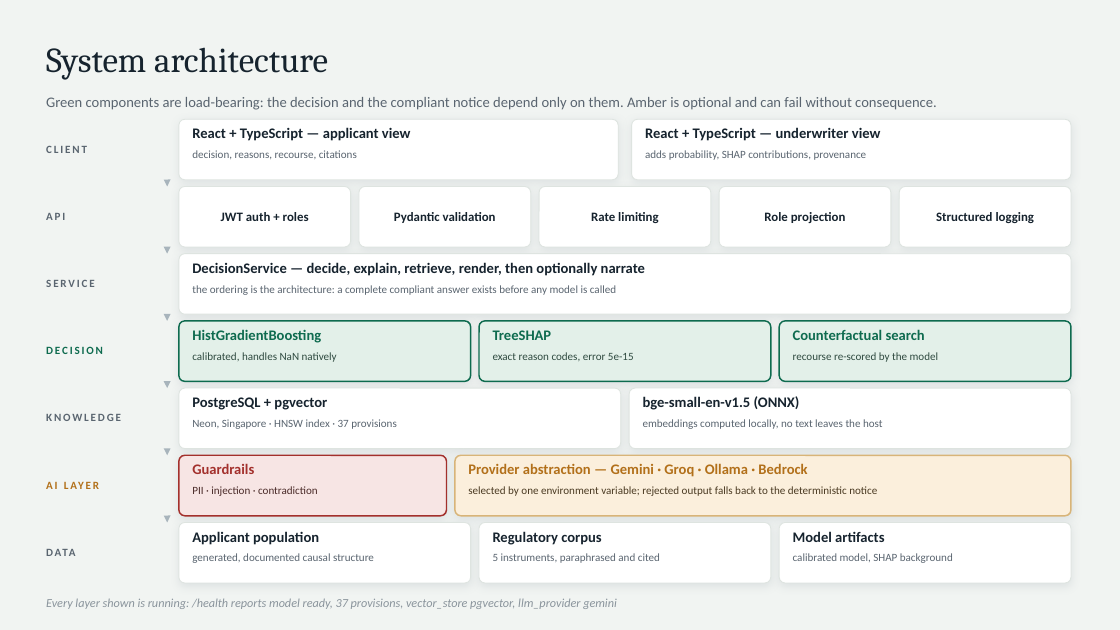
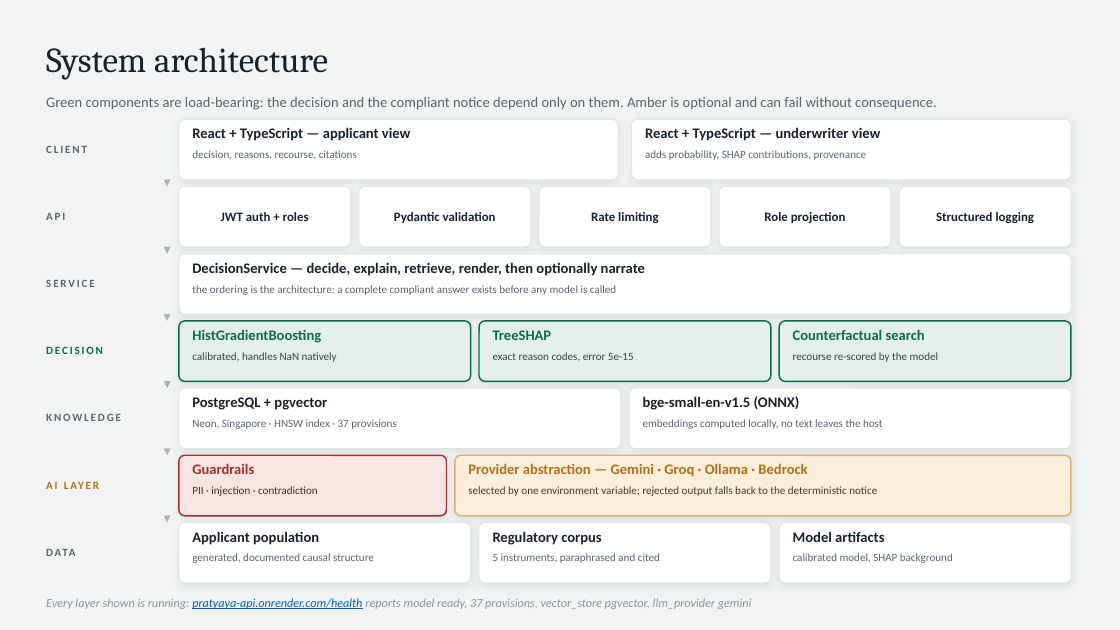
Before and after one commit to Nishantttt-ui/pratyaya, a slide deck: slide 6 of docs/Pratyaya-Synchrony-Hackathon.pptx. Drawn at 1120x630 pixels with LibreOffice and Linux fonts; fonts in the diff are those of the drawing. Boxes give left, top, right and bottom in pixels: in the first picture for what was removed or moved away, otherwise in the second. Text is boxed around its words. In the diff, an @@ line names an element or a change of style, - is before the commit and + after.

```diff
--- a/docs/Pratyaya-Synchrony-Hackathon.pptx
+++ b/docs/Pratyaya-Synchrony-Hackathon.pptx
@@ text at (x1=46, y1=598, x2=752, y2=609): text changed @@
-Every layer shown is running: /health reports model ready, 37 provisions, vector_store pgvector, llm_provider gemini
+Every layer shown is running: pratyaya-api.onrender.com/health reports model ready, 37 provisions, vector_store pgvector, llm_provider gemini
```
Also in this commit, not shown: 3 other slides changed, 1 other file.
